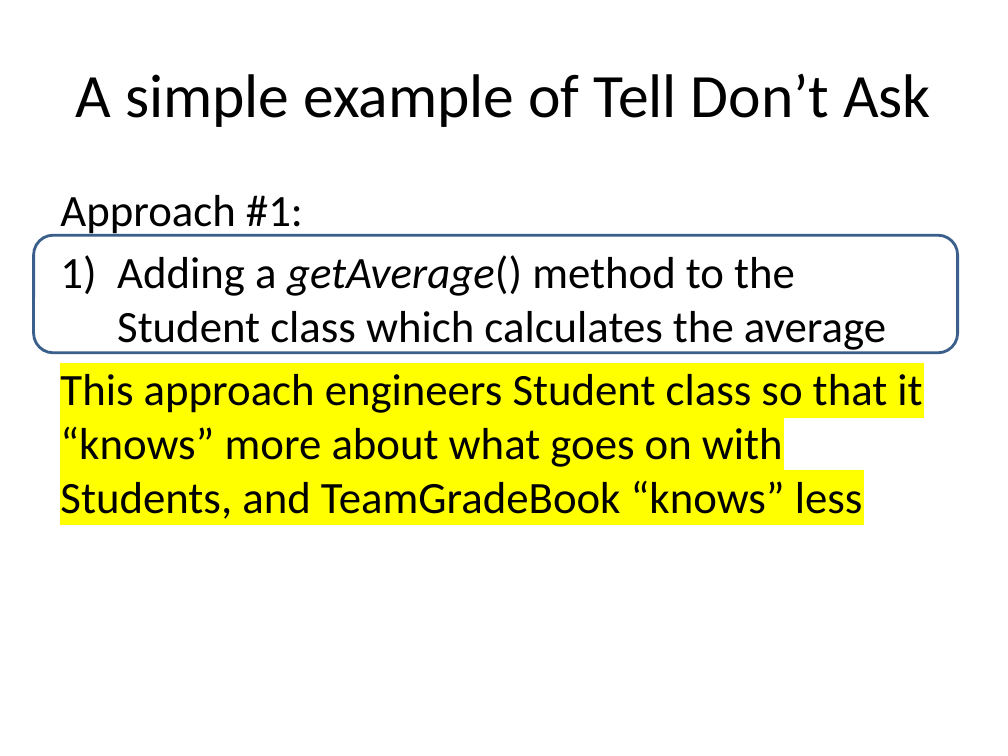
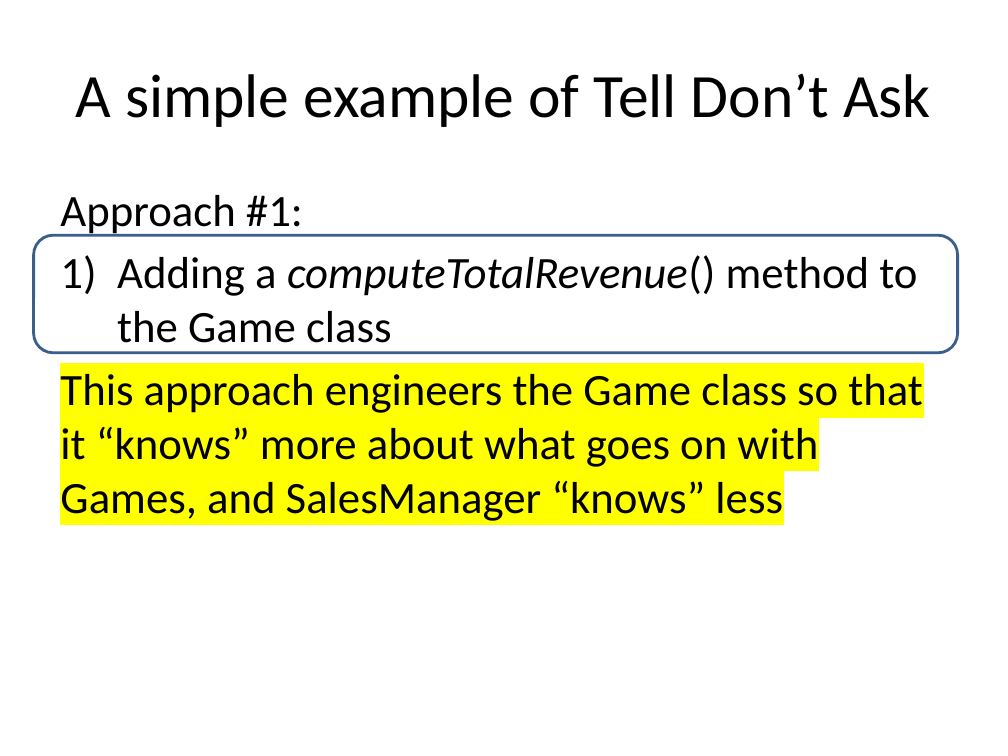
Before and after one commit to RHIT-CSSE/csse220, a slide deck: slide 11 of ClassMaterials/CohesionAndCoupling/Slides/Part2-OOD-DP4-TellDoNotAsk.pptx (slide 9 before the commit). Drawn at 1008x756 pixels with LibreOffice and Linux fonts; fonts in the diff are those of the drawing. Boxes give left, top, right and bottom in pixels: in the first picture for what was removed or moved away, otherwise in the second. Text is boxed around its words. In the diff, an @@ line names an element or a change of style, - is before the commit and + after.

Commit message:
Replace TeamGradebook example with VaporSalesManager example.

```diff
--- a/ClassMaterials/CohesionAndCoupling/Slides/Part2-OOD-DP4-TellDoNotAsk.pptx
+++ b/ClassMaterials/CohesionAndCoupling/Slides/Part2-OOD-DP4-TellDoNotAsk.pptx
@@ text at bbox=[60, 255, 923, 521]: text changed @@
-1) Adding a getAverage() method to the Student class which calculates the average
-This approach engineers Student class so that it “knows” more about what goes on with Students, and TeamGradeBook “knows” less
+1) Adding a computeTotalRevenue() method to the Game class
+This approach engineers the Game class so that it “knows” more about what goes on with Games, and SalesManager “knows” less
```
Also in this commit, not shown: 7 other slides changed, 4 slides added, 2 slides removed.
